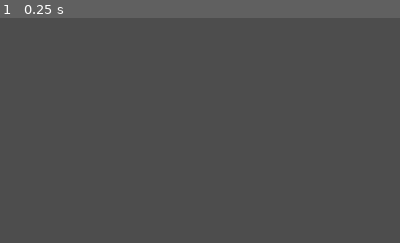
Above: before the commit, frame 1.
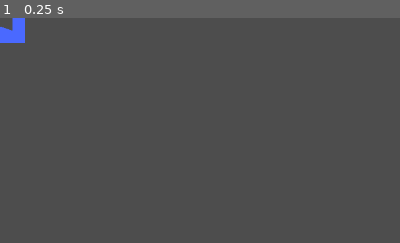
Above: after the commit, the same moment.

Repository: Caneris/Foxhold
Game: Godot game, scene res://scenes/main.tscn
Two runs of this game, one before a commit and one after it. Both use one fixed random seed, a clock stepped at 60 frames per second and the inputs below.
Inputs:
- Up to frame 1 (0.25 s): no input
The pictures show only the part of the screen within x 0-50%, y 0-50%; the shares and areas given below are measured in that part.

The runs differ from the first frame. In frame 1, 0.6% of the frame differs, in the area x 0-7%, y 0-12%.

Commit message:
add timer to ui

Diff:
--- a/scenes/ui.tscn
+++ b/scenes/ui.tscn
@@ -1,4 +1,6 @@
-[gd_scene format=3 uid="uid://cirhxs55at7w7"]
+[gd_scene load_steps=2 format=3 uid="uid://cirhxs55at7w7"]
+
+[sub_resource type="CanvasTexture" id="CanvasTexture_xlq6p"]
 
 [node name="UI" type="Control"]
 layout_mode = 3
@@ -23,3 +25,13 @@
 item_count = 1
 item_0/text = "House"
 item_0/id = 0
+
+[node name="TextureProgressBar" type="TextureProgressBar" parent="."]
+layout_mode = 0
+offset_right = 40.0
+offset_bottom = 40.0
+value = 80.0
+fill_mode = 4
+nine_patch_stretch = true
+texture_progress = SubResource("CanvasTexture_xlq6p")
+tint_progress = Color(0.290196, 0.411765, 1, 1)
